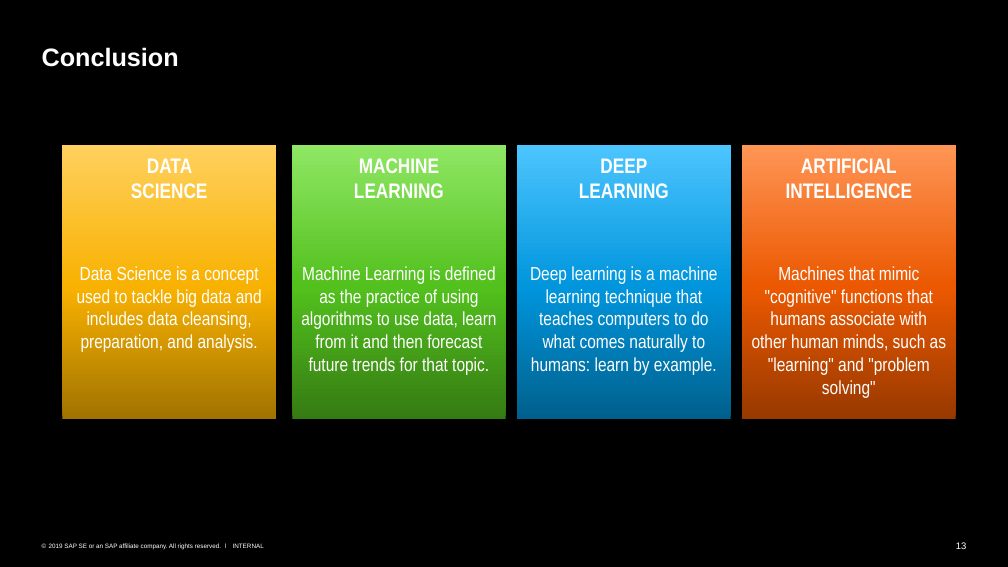
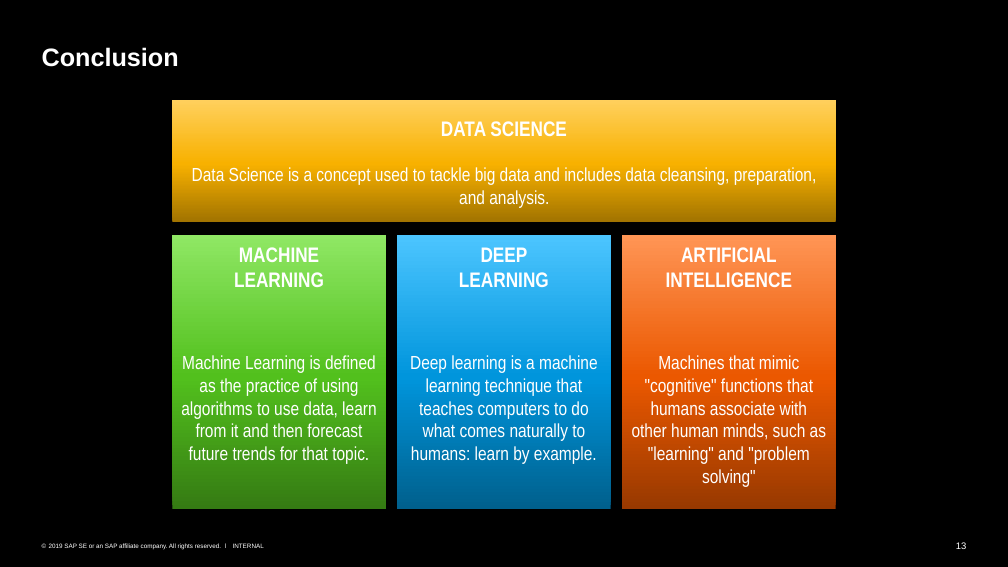
Before and after one commit to SherwinVarghese/Machine-Learning-TechknowSchool, a slide deck: slide 13 of 1. Intro To ML and Data Science/Overview.pptx. Drawn at 1008x567 pixels with LibreOffice and Linux fonts; fonts in the diff are those of the drawing. Boxes give left, top, right and bottom in pixels: in the first picture for what was removed or moved away, otherwise in the second. Text is boxed around its words. In the diff, an @@ line names an element or a change of style, - is before the commit and + after.

```diff
--- a/1. Intro To ML and Data Science/Overview.pptx
+++ b/1. Intro To ML and Data Science/Overview.pptx
@@ rectangle: place and size @@
-rectangle at bbox=[63, 145, 276, 419]
+rectangle at bbox=[172, 100, 836, 222]
@@ text "DATA SCIENCE" rewrapped from bbox=[131, 158, 208, 198] to bbox=[441, 121, 567, 136] @@
@@ text "Data Science is a concept ..." rewrapped from bbox=[77, 266, 262, 352] to bbox=[192, 167, 817, 208] @@
@@ 6 texts, 3 rectangles: place and size @@
-6 texts, 3 rectangles at bbox=[292, 145, 955, 419]
+6 texts, 3 rectangles at bbox=[172, 234, 835, 508]
```
Also in this commit, not shown: 1 other slide changed, 17 other files.
